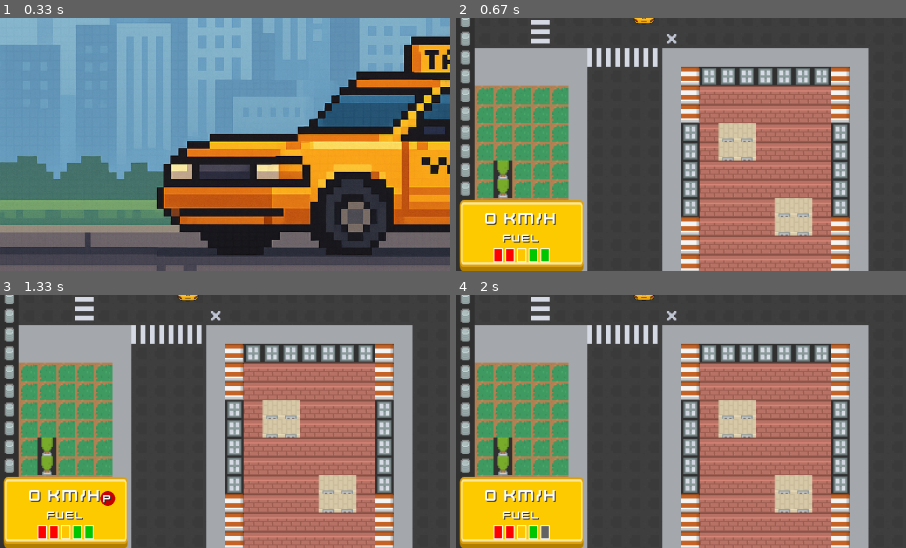
Above: before the commit, frames 1-4 (two rows, left to right).
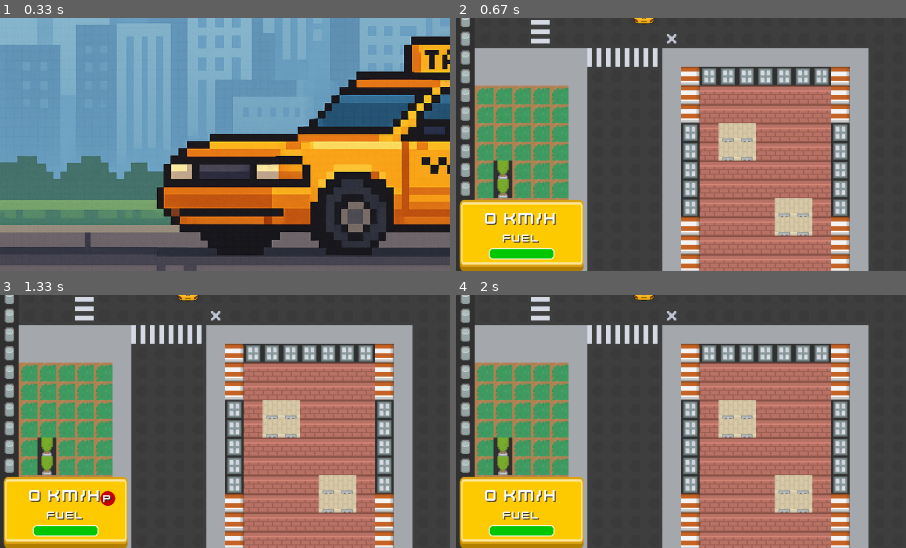
Above: after the commit, the same moments.

Repository: jirihos/UUN-Pygame-workshop
Game: pygame game, started from src/main.py
The game is run twice, just before and just after one commit, with the same random seed, the same clock (stepped at 60 frames per second) and the same inputs.
Inputs (mouse positions are % of the whole screen's width and height, from its top left):
- Up to frame 1 (0.33 s): no input
- Up to frame 2 (0.67 s): click (50, 50) at 0.38 s
- Up to frame 3 (1.33 s): hold L 0.67-1.13 s; hold D 0.67-1.13 s; move the mouse to (46, 55) at 0.7 s; tap Space at 1.17 s
- Up to frame 4 (2 s): tap Space at 1.5 s; hold L from 1.83 s (still down); hold D from 1.83 s (still down)
The pictures show only the part of the screen within x 0-50%, y 50-100%; the shares and areas given below are measured in that part.

Frame 1 is identical in both runs. In frame 2, 0.7% of the frame differs, in the area x 7-22%, y 90-97%; in frame 3, 0.7%; in frame 4, 0.7%.

Commit message:
Fuel progress bar and fuel use optimalization

Diff:
--- a/src/car_sprite.py
+++ b/src/car_sprite.py
@@ -107,7 +107,7 @@
 
         # Fuel usage
         if abs(self.speed) > 0.1 and self.fuel > 0:
-            self.fuel -= 0.005
+            self.fuel -= 0.012
             self.fuel = max(self.fuel, 0)
 
 
--- a/src/scenes/game.py
+++ b/src/scenes/game.py
@@ -213,30 +213,27 @@
         self.main.screen.blit(fuel_shadow, (fuel_x + 2, fuel_y + 2))
         self.main.screen.blit(fuel_surface, (fuel_x, fuel_y))
 
-        # Fuel gauge centered under the fuel label
-        blocks = 5
-        block_width = 20
-        block_height = 30
-        spacing = 5
-        gauge_width = blocks * block_width + (blocks - 1) * spacing
-        gauge_x = center_x - gauge_width // 2
-        gauge_y = fuel_y + fuel_surface.get_height() + 8
+        # === Fuel progress bar ===
+        bar_width = 140
+        bar_height = 24
+        bar_x = center_x - bar_width // 2
+        bar_y = fuel_y + fuel_surface.get_height() + 8
 
         fuel_level = max(0, min(self.car.fuel, 100))
-        for i in range(blocks):
-            threshold = (i + 1) * (100 / blocks)
-            color = (100, 100, 100)
-            if fuel_level >= threshold:
-                if i >= 3:
-                    color = (0, 200, 0)
-                elif i == 2:
-                    color = (255, 200, 0)
-                else:
-                    color = (255, 0, 0)
-
-            rect = pygame.Rect(gauge_x + i * (block_width + spacing), gauge_y, block_width, block_height)
-            pygame.draw.rect(self.main.screen, color, rect)
-            pygame.draw.rect(self.main.screen, (255, 255, 255), rect, 2)
+        fill_width = int(bar_width * (fuel_level / 100))
+
+        # Bar background
+        pygame.draw.rect(self.main.screen, (60, 60, 60), (bar_x, bar_y, bar_width, bar_height), border_radius=8)
+        # Bar fill (color changes with level)
+        if fuel_level > 60:
+            fill_color = (0, 200, 0)
+        elif fuel_level > 30:
+            fill_color = (255, 200, 0)
+        else:
+            fill_color = (255, 0, 0)
+        pygame.draw.rect(self.main.screen, fill_color, (bar_x, bar_y, fill_width, bar_height), border_radius=8)
+        # Bar border
+        pygame.draw.rect(self.main.screen, (255, 255, 255), (bar_x, bar_y, bar_width, bar_height), 2, border_radius=8)
 
         if self.brake_pressed:
             pygame.draw.rect(self.main.screen, (200, 0, 0), (dash_rect.x + 10, dash_rect.bottom - 25, 80, 20))
